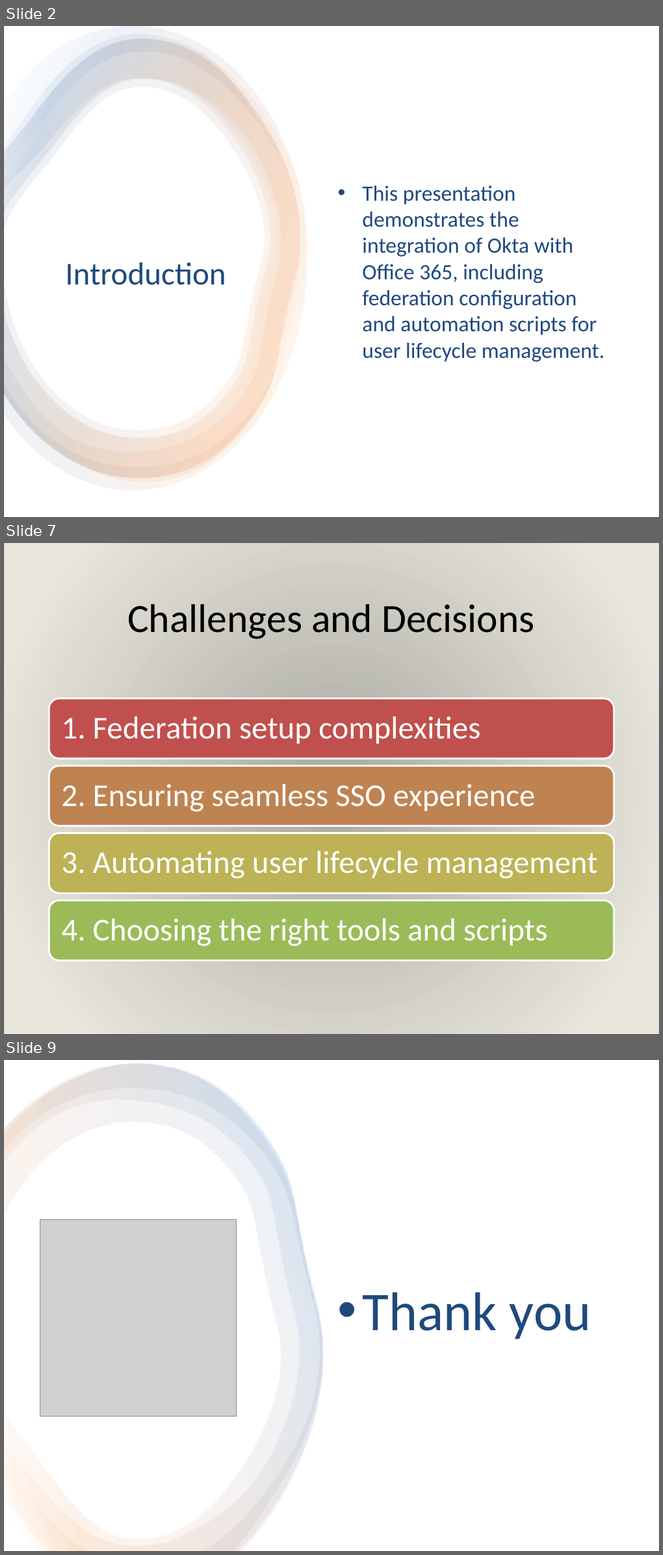
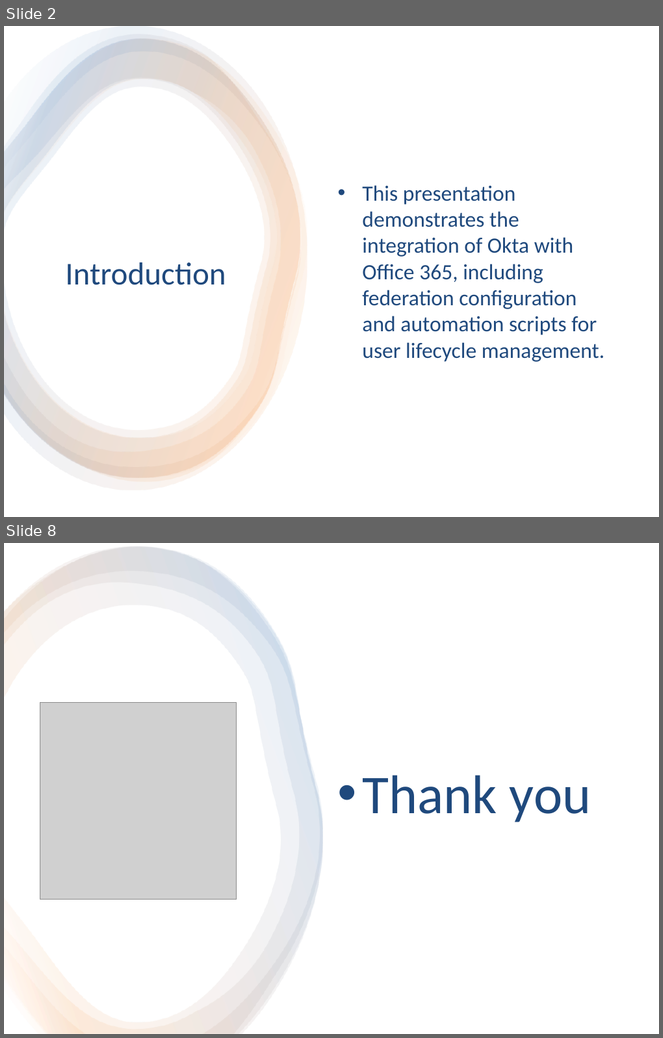
Before and after one commit to pruthvirajDarapu/okta-fedaration-task, a slide deck: Okta_and_Office_365_Federation_Demo.pptx. Shown one above the other, each under a label of ours: slides 2, 7 and 9 before the commit, slides 2 and 8 after it; the slides between them are not shown. The pictures are 663x1555 and 663x1038 pixels, drawn with LibreOffice and Linux fonts; fonts in the diff are those of the drawing; grey boxes stand for pictures; background and template pictures are left out; a plain dark background stands for a picture behind light text. Boxes give left, top, right and bottom in pixels: in the first picture for what was removed or moved away, otherwise in the second. Text is boxed around its words. In the diff, an @@ line names an element or a change of style, - is before the commit and + after.

Commit message:
script-updated to create-multiple-users

```diff
--- a/Okta_and_Office_365_Federation_Demo.pptx
+++ b/Okta_and_Office_365_Federation_Demo.pptx
@@ slide 7 removed at <box>4,543,659,1034</box>, background picture (left out) @@
@@ rectangle removed at <box>4,543,659,1034</box> @@
@@ title removed at <box>128,604,535,639</box> @@
-Challenges and Decisions
@@ group removed at <box>50,698,614,961</box>: 4 rounded rectangles, 4 texts @@
-1. Federation setup complexities
-2. Ensuring seamless SSO experience
-3. Automating user lifecycle management
-4. Choosing the right tools and scripts
@@ what was slide 9 is now slide 8 @@
```
Also in this commit, not shown: 2 slides changed, 4 slides added, 4 other slides removed, 3 other files.
